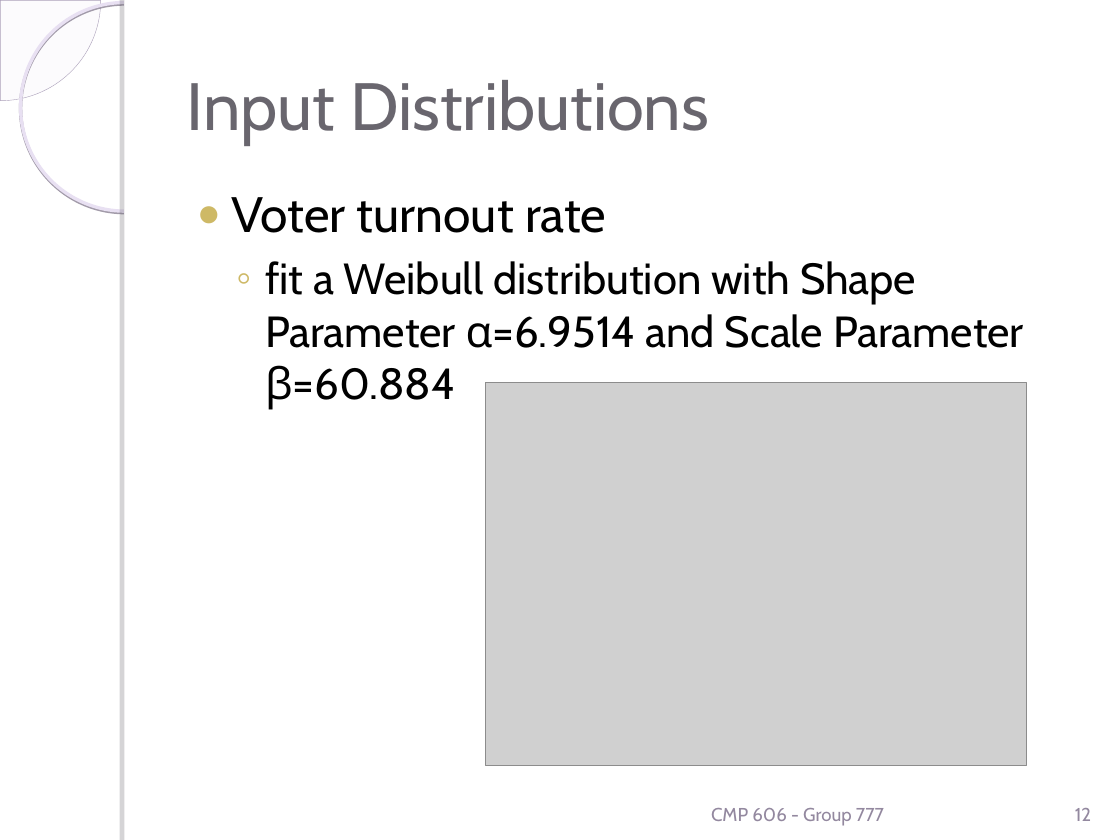
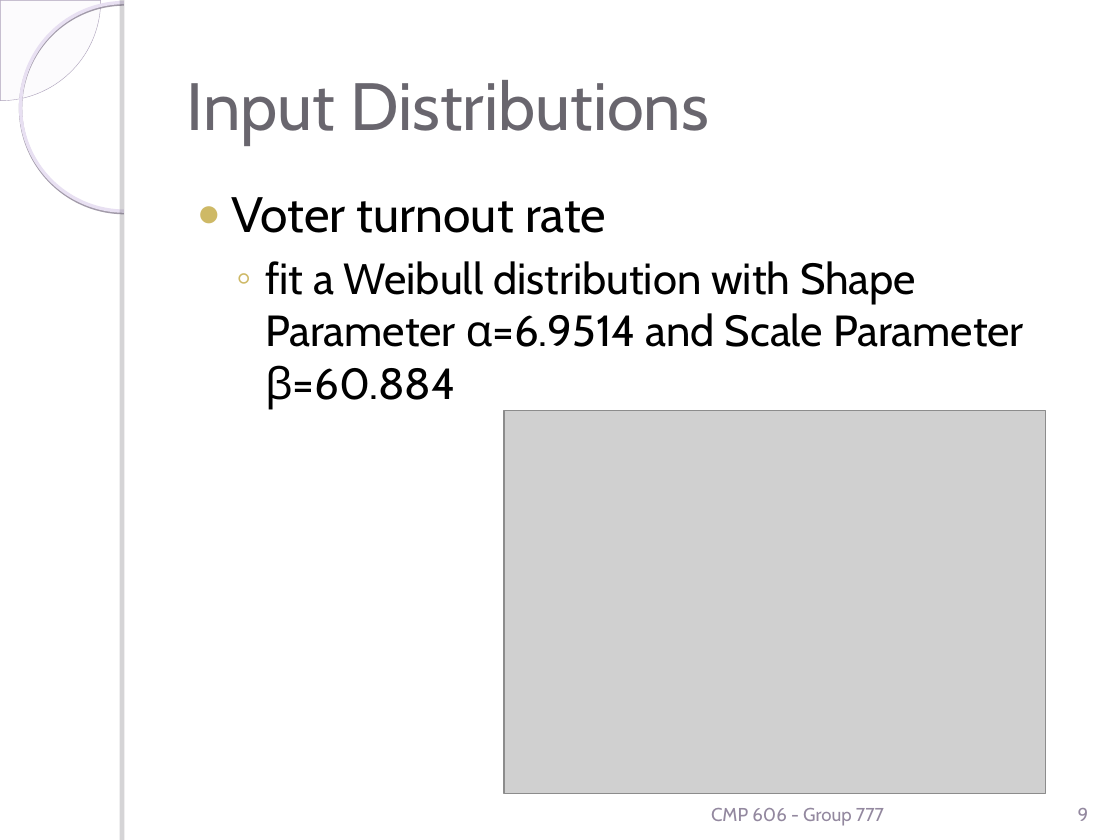
Before and after one commit to heshamnaiem/election-voting-system-modeling-and-simulation, a slide deck: slide 9 of CMP606-Group777-Poster.ppt (slide 12 before the commit). Drawn at 1120x840 pixels with LibreOffice and Linux fonts; fonts in the diff are those of the drawing; grey boxes stand for pictures; background and template pictures are left out. Boxes give left, top, right and bottom in pixels: in the first picture for what was removed or moved away, otherwise in the second. Text is boxed around its words. In the diff, an @@ line names an element or a change of style, - is before the commit and + after.

```diff
--- a/CMP606-Group777-Poster.ppt
+++ b/CMP606-Group777-Poster.ppt
@@ picture: place and size @@
-picture at (485,383,1026,766)
+picture at (504,411,1045,794)
@@ page number at (1078,808,1089,821): text changed @@
-12
+9
```
Also in this commit, not shown: 5 other slides changed, 1 slide added, 2 slides removed.
